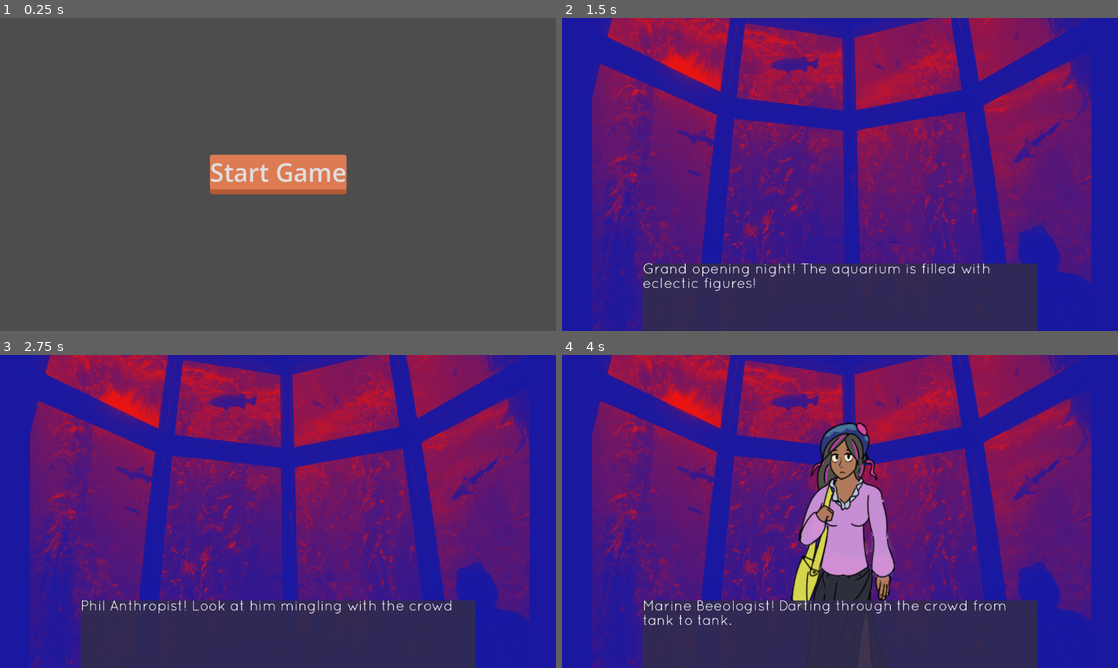
Above: before the commit, frames 1-4 (two rows, left to right).
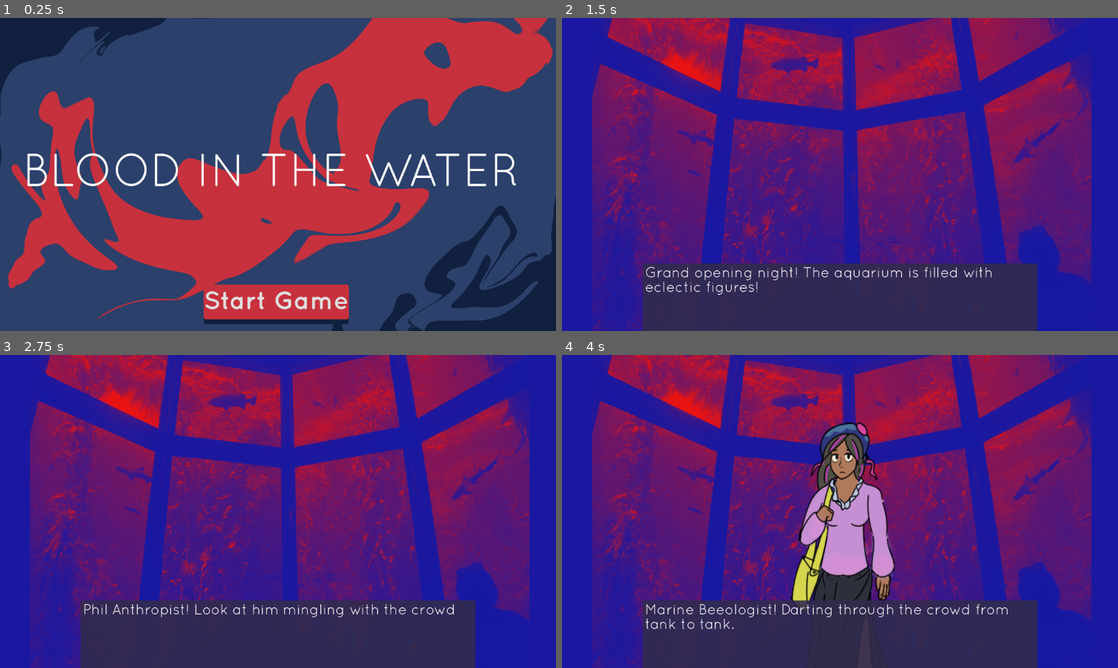
Above: after the commit, the same moments.

Repository: LeslieLlama/ConnectionsNovel
Game: Godot game, scene res://Scenes/main_menu.tscn
Same seed, same stepped clock (60 frames per second), same inputs: the game is played once before the commit and once after it.
Inputs (mouse positions are in pixels of both pictures, inside the frame that each line leads up to):
- Up to frame 1 (0.25 s): no input
- Up to frame 2 (1.5 s): click "Start Game" at 0.5 s; move the mouse to (962, 158) at 1.27 s; press the mouse at (962, 158) at 1.28 s
- Up to frame 3 (2.75 s): tap Enter at 2 s; move the mouse to (166, 527) at 2.02 s; release the mouse at (166, 527) at 2.03 s; click (166, 527) at 2.1 s
- Up to frame 4 (4 s): tap Space at 2.75 s; move the mouse to (895, 442) at 2.77 s; press the mouse at (895, 442) at 2.78 s; tap Enter at 3.5 s; move the mouse to (812, 574) at 3.52 s; release the mouse at (812, 574) at 3.53 s; click (812, 574) at 3.6 s

The runs differ from the first frame. In frame 1, 100% of the frame differs, in the area x 0-100%, y 0-100%; in frame 2, 1.4%; in frame 3, 1.1%; in frame 4, 1.3%.

Commit message:
Intro Visuals
Updated the intro visuals

Diff:
--- /dev/null
+++ b/Assets/Music/00_Intro.tres
@@ -0,0 +1,148 @@
+[gd_resource type="Resource" script_class="Conversation" load_steps=33 format=3 uid="uid://duohni2b8c7su"]
+
+[ext_resource type="Script" uid="uid://cyus3nuisb47q" path="res://Dialogue/Conversations/ConversationLine.gd" id="1_n7ltg"]
+[ext_resource type="AudioStream" uid="uid://cvcc06fw22nlj" path="res://Assets/Music/GrandOpening.ogg" id="2_x1gnk"]
+[ext_resource type="Resource" uid="uid://de7v3um3f5sw5" path="res://Characters/Placeholder/Sprites/blank.tres" id="2_xf7la"]
+[ext_resource type="Resource" uid="uid://dn7dwgf4a1tff" path="res://Characters/Manager/Sprites/manager_default.tres" id="3_x1gnk"]
+[ext_resource type="Resource" uid="uid://rkkxodlml40x" path="res://Characters/MarineBio/Sprites/marine_bio_default.tres" id="4_d2e85"]
+[ext_resource type="Resource" uid="uid://dc0k8cfmtflgq" path="res://Characters/Rival/Sprites/rival_default.tres" id="5_lma1i"]
+[ext_resource type="Resource" uid="uid://cohlk5rje0auo" path="res://Characters/Doctor/Sprites/doctor_default.tres" id="6_wgyij"]
+[ext_resource type="Resource" uid="uid://dfgegnwlbudva" path="res://Characters/Penguin/Sprites/penguin_default.tres" id="7_oskk5"]
+[ext_resource type="Resource" uid="uid://dgg1ht784mj36" path="res://Characters/Janitor/Sprites/janitor_default.tres" id="8_jh4gw"]
+[ext_resource type="AudioStream" uid="uid://bkhwcdmx7fjur" path="res://Assets/Music/BodyInTheTank.ogg" id="9_7yrec"]
+[ext_resource type="Resource" uid="uid://dhwmsfyvvd5fy" path="res://Evidence/Evidence/MurderKnife.tres" id="10_brjnd"]
+[ext_resource type="Texture2D" uid="uid://c6tb0egex1qj4" path="res://Assets/Backgrounds/shark_tank.png" id="11_lag5e"]
+[ext_resource type="Resource" uid="uid://cgv0rtfowk1qu" path="res://Evidence/Evidence/Bucket_of_meat.tres" id="12_4fvrl"]
+[ext_resource type="Script" uid="uid://wyclueyiircq" path="res://Dialogue/Conversations/Conversation.gd" id="13_nmr7s"]
+
+[sub_resource type="Resource" id="Resource_l18ce"]
+script = ExtResource("1_n7ltg")
+speaker_sprite = ExtResource("2_xf7la")
+line_type = 2
+text = "Grand opening night! The aquarium is filled with eclectic figures!"
+change_bgm = ExtResource("2_x1gnk")
+metadata/_custom_type_script = "uid://cyus3nuisb47q"
+
+[sub_resource type="Resource" id="Resource_eq8ag"]
+script = ExtResource("1_n7ltg")
+line_type = 2
+text = "Phil Anthropist! Look at him mingling with the crowd"
+metadata/_custom_type_script = "uid://cyus3nuisb47q"
+
+[sub_resource type="Resource" id="Resource_w4lfs"]
+script = ExtResource("1_n7ltg")
+speaker_sprite = ExtResource("3_x1gnk")
+line_type = 2
+text = "The dutiful manager, absolutely ecstatic on the opening night! Drinking champagne in her best suit."
+metadata/_custom_type_script = "uid://cyus3nuisb47q"
+
+[sub_resource type="Resource" id="Resource_rs50s"]
+script = ExtResource("1_n7ltg")
+speaker_sprite = ExtResource("4_d2e85")
+line_type = 2
+text = "Marine Beeologist! Darting through the crowd from tank to tank."
+metadata/_custom_type_script = "uid://cyus3nuisb47q"
+
+[sub_resource type="Resource" id="Resource_aye3l"]
+script = ExtResource("1_n7ltg")
+speaker_sprite = ExtResource("5_lma1i")
+line_type = 2
+text = "The slick Sloan Shark standing proud and slick."
+metadata/_custom_type_script = "uid://cyus3nuisb47q"
+
+[sub_resource type="Resource" id="Resource_8uisl"]
+script = ExtResource("1_n7ltg")
+speaker_sprite = ExtResource("6_wgyij")
+line_type = 2
+text = "Dr Ackular. Standing proud, looking very smart in his big coat."
+metadata/_custom_type_script = "uid://cyus3nuisb47q"
+
+[sub_resource type="Resource" id="Resource_gtfbg"]
+script = ExtResource("1_n7ltg")
+speaker_sprite = ExtResource("7_oskk5")
+line_type = 2
+text = "and.....a penguin?"
+metadata/_custom_type_script = "uid://cyus3nuisb47q"
+
+[sub_resource type="Resource" id="Resource_e1smj"]
+script = ExtResource("1_n7ltg")
+speaker_sprite = ExtResource("8_jh4gw")
+line_type = 2
+text = "And who could forget, our humble hero Jann! Keeping the aquarium clean, staying out of the way in the maintainance closet. Putting up their map while listening to murder mystery podcasts."
+metadata/_custom_type_script = "uid://cyus3nuisb47q"
+
+[sub_resource type="Resource" id="Resource_skcc3"]
+script = ExtResource("1_n7ltg")
+speaker_sprite = ExtResource("2_xf7la")
+line_type = 2
+text = "\"Ahhhh!!!!! There's a dead body in the shark tank!\""
+change_bgm = ExtResource("9_7yrec")
+metadata/_custom_type_script = "uid://cyus3nuisb47q"
+
+[sub_resource type="Resource" id="Resource_eqg7w"]
+script = ExtResource("1_n7ltg")
+line_type = 2
+text = "A dead body? In the shark tank! That could only mean one thing... A MURDER MYSTERY IS A FOOT!"
+metadata/_custom_type_script = "uid://cyus3nuisb47q"
+
+[sub_resource type="Resource" id="Resource_tgriw"]
+script = ExtResource("1_n7ltg")
+line_type = 2
+text = "Our humble hero, picks up a mighty wrench and swings it at the fuse box!
+
+The wrench crashes against the box, sending sparks flying!
+
+In the distance...the main entrance door slam shuts! In the other direction, the loading bay door slams shut too!"
+metadata/_custom_type_script = "uid://cyus3nuisb47q"
+
+[sub_resource type="Resource" id="Resource_378lr"]
+script = ExtResource("1_n7ltg")
+line_type = 1
+text = "EVERYONE LISTEN! A MURDER IS A FOOT! NOBODY GETS IN AND NOBODY GETS OUT UNTIL THE MURDERER IS FOUND!"
+metadata/_custom_type_script = "uid://cyus3nuisb47q"
+
+[sub_resource type="Resource" id="Resource_o5bqp"]
+script = ExtResource("1_n7ltg")
+line_type = 2
+text = "The body floats lifelessly in the tank. You notice something in the corner, a murder weapon perhaps?"
+recieved_evidence = ExtResource("10_brjnd")
+update_background = ExtResource("11_lag5e")
+metadata/_custom_type_script = "uid://cyus3nuisb47q"
+
+[sub_resource type="Resource" id="Resource_xf7la"]
+script = ExtResource("1_n7ltg")
+line_type = 2
+text = "As you pick it up and add it to your evidence, you notice something by the tank?
+What is that?
+"
+metadata/_custom_type_script = "uid://cyus3nuisb47q"
+
+[sub_resource type="Resource" id="Resource_x1gnk"]
+script = ExtResource("1_n7ltg")
+line_type = 2
+text = "Oh there's a bucket of...oh no...."
+metadata/_custom_type_script = "uid://cyus3nuisb47q"
+
+[sub_resource type="Resource" id="Resource_bdehd"]
+script = ExtResource("1_n7ltg")
+line_type = 2
+text = "Human remains!!!!"
+metadata/_custom_type_script = "uid://cyus3nuisb47q"
+
+[sub_resource type="Resource" id="Resource_v1vnq"]
+script = ExtResource("1_n7ltg")
+line_type = 2
+text = "*bleeeeeerrrrgggghhhhh!!!!!*"
+metadata/_custom_type_script = "uid://cyus3nuisb47q"
+
+[sub_resource type="Resource" id="Resource_f1igd"]
+script = ExtResource("1_n7ltg")
+line_type = 2
+text = "You throw up in the corner of the room. Wiping your mouth you pick it up and add it to your evidence list. I mean, it is evidence...."
+recieved_evidence = ExtResource("12_4fvrl")
+metadata/_custom_type_script = "uid://cyus3nuisb47q"
+
+[resource]
+script = ExtResource("13_nmr7s")
+lines = Array[ExtResource("1_n7ltg")]([SubResource("Resource_l18ce"), SubResource("Resource_eq8ag"), SubResource("Resource_w4lfs"), SubResource("Resource_rs50s"), SubResource("Resource_aye3l"), SubResource("Resource_8uisl"), SubResource("Resource_gtfbg"), SubResource("Resource_e1smj"), SubResource("Resource_skcc3"), SubResource("Resource_eqg7w"), SubResource("Resource_tgriw"), SubResource("Resource_378lr"), SubResource("Resource_o5bqp"), SubResource("Resource_xf7la"), SubResource("Resource_x1gnk"), SubResource("Resource_bdehd"), SubResource("Resource_v1vnq"), SubResource("Resource_f1igd")])
+metadata/_custom_type_script = "uid://wyclueyiircq"
--- a/Scenes/dialogue_scene.tscn
+++ b/Scenes/dialogue_scene.tscn
@@ -57,6 +57,10 @@
 anchors_preset = 15
 anchor_right = 1.0
 anchor_bottom = 1.0
+offset_left = 5.0
+offset_top = 8.0
+offset_right = -8.0
+offset_bottom = -5.0
 grow_horizontal = 2
 grow_vertical = 2
 theme = ExtResource("1_4i2g3")
--- a/Scenes/main_menu.tscn
+++ b/Scenes/main_menu.tscn
@@ -1,7 +1,35 @@
-[gd_scene load_steps=3 format=3 uid="uid://dujioy7ioaxjp"]
+[gd_scene load_steps=7 format=3 uid="uid://dujioy7ioaxjp"]
 
-[ext_resource type="Script" uid="uid://clbuef518tusc" path="res://Scenes/main_menu.gd" id="1_28flt"]
+[ext_resource type="Script" path="res://Scenes/main_menu.gd" id="1_28flt"]
 [ext_resource type="Theme" uid="uid://dv7j8wq7gkng7" path="res://Themes/FishTheme.tres" id="1_48xlc"]
+[ext_resource type="Texture2D" uid="uid://bmpbklrytgkj5" path="res://Assets/Backgrounds/TitleVisual.png" id="3_1ehe0"]
+
+[sub_resource type="StyleBoxFlat" id="StyleBoxFlat_ce3w2"]
+bg_color = Color(0.921262, 0.29654, 0.328148, 1)
+border_width_bottom = 10
+border_color = Color(0.133615, 0.223636, 0.403474, 1)
+corner_radius_top_left = 5
+corner_radius_top_right = 5
+corner_radius_bottom_right = 5
+corner_radius_bottom_left = 5
+
+[sub_resource type="StyleBoxFlat" id="StyleBoxFlat_n45e2"]
+bg_color = Color(0.0666667, 0.12549, 0.243137, 1)
+border_width_top = 10
+border_color = Color(0.780392, 0.192157, 0.239216, 1)
+corner_radius_top_left = 5
+corner_radius_top_right = 5
+corner_radius_bottom_right = 5
+corner_radius_bottom_left = 5
+
+[sub_resource type="StyleBoxFlat" id="StyleBoxFlat_opfnp"]
+bg_color = Color(0.780392, 0.192157, 0.239216, 1)
+border_width_bottom = 10
+border_color = Color(0.0666667, 0.12549, 0.243137, 1)
+corner_radius_top_left = 5
+corner_radius_top_right = 5
+corner_radius_bottom_right = 5
+corner_radius_bottom_left = 5
 
 [node name="MainMenu" type="Control"]
 layout_mode = 3
@@ -13,6 +41,15 @@
 theme = ExtResource("1_48xlc")
 script = ExtResource("1_28flt")
 
+[node name="TextureRect" type="TextureRect" parent="."]
+layout_mode = 1
+anchors_preset = 15
+anchor_right = 1.0
+anchor_bottom = 1.0
+grow_horizontal = 2
+grow_vertical = 2
+texture = ExtResource("3_1ehe0")
+
 [node name="StartButton" type="Button" parent="."]
 unique_name_in_owner = true
 layout_mode = 1
@@ -21,13 +58,32 @@
 anchor_top = 0.5
 anchor_right = 0.5
 anchor_bottom = 0.5
-offset_left = -20.0
-offset_top = -4.0
-offset_right = 20.0
-offset_bottom = 4.0
+offset_left = -154.0
+offset_top = 228.0
+offset_right = 147.0
+offset_bottom = 310.0
 grow_horizontal = 2
 grow_vertical = 2
 theme_override_font_sizes/font_size = 52
+theme_override_styles/hover = SubResource("StyleBoxFlat_ce3w2")
+theme_override_styles/pressed = SubResource("StyleBoxFlat_n45e2")
+theme_override_styles/normal = SubResource("StyleBoxFlat_opfnp")
 text = "Start Game"
 
+[node name="Label" type="Label" parent="."]
+layout_mode = 1
+anchors_preset = 8
+anchor_left = 0.5
+anchor_top = 0.5
+anchor_right = 0.5
+anchor_bottom = 0.5
+offset_left = -167.0
+offset_top = -13.5
+offset_right = 167.0
+offset_bottom = 13.5
+grow_horizontal = 2
+grow_vertical = 2
+theme_override_font_sizes/font_size = 95
+text = "BLOOD IN THE WATER "
+
 [connection signal="pressed" from="StartButton" to="." method="_on_start_button_pressed"]
--- a/Themes/FishTheme.tres
+++ b/Themes/FishTheme.tres
@@ -1,5 +1,6 @@
-[gd_resource type="Theme" load_steps=6 format=3 uid="uid://dv7j8wq7gkng7"]
+[gd_resource type="Theme" load_steps=7 format=3 uid="uid://dv7j8wq7gkng7"]
 
+[ext_resource type="FontFile" uid="uid://yhhd73vgcubb" path="res://Fonts/Quicksand_Bold.otf" id="1_fmkx4"]
 [ext_resource type="StyleBox" uid="uid://ftn0f2eca550" path="res://Themes/buttonDefault.tres" id="1_idftb"]
 [ext_resource type="FontFile" uid="uid://cluglbrmvkfbu" path="res://Fonts/Quicksand_Book.otf" id="1_jljyt"]
 
@@ -25,6 +26,7 @@
 bg_color = Color(0.192157, 0.168627, 0.301961, 0.890196)
 
 [resource]
+Button/fonts/font = ExtResource("1_fmkx4")
 Button/styles/hover = SubResource("StyleBoxFlat_fmkx4")
 Button/styles/normal = ExtResource("1_idftb")
 Button/styles/pressed = SubResource("StyleBoxFlat_cxaqu")
Binary file added: Assets/Backgrounds/TitleVisual.png
Not shown, added: Assets/Backgrounds/TitleVisual.png.import
Not shown: 1 places in Endings/bad_ending.tres that only renumber resources
Not shown: 1 places in Endings/true_ending.tres that only renumber resources
